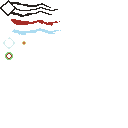
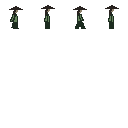
Revision of a layered 128px x 128px image; what changed, layer by layer:
hid group "UI #1" (2 layers) over [0, 0, 61, 60]
added group "Araci #1" with 1 layers above "Layer #4" over [9, 5, 119, 29]
added layer "Araci" in group "Araci #1" over [9, 5, 119, 29]
